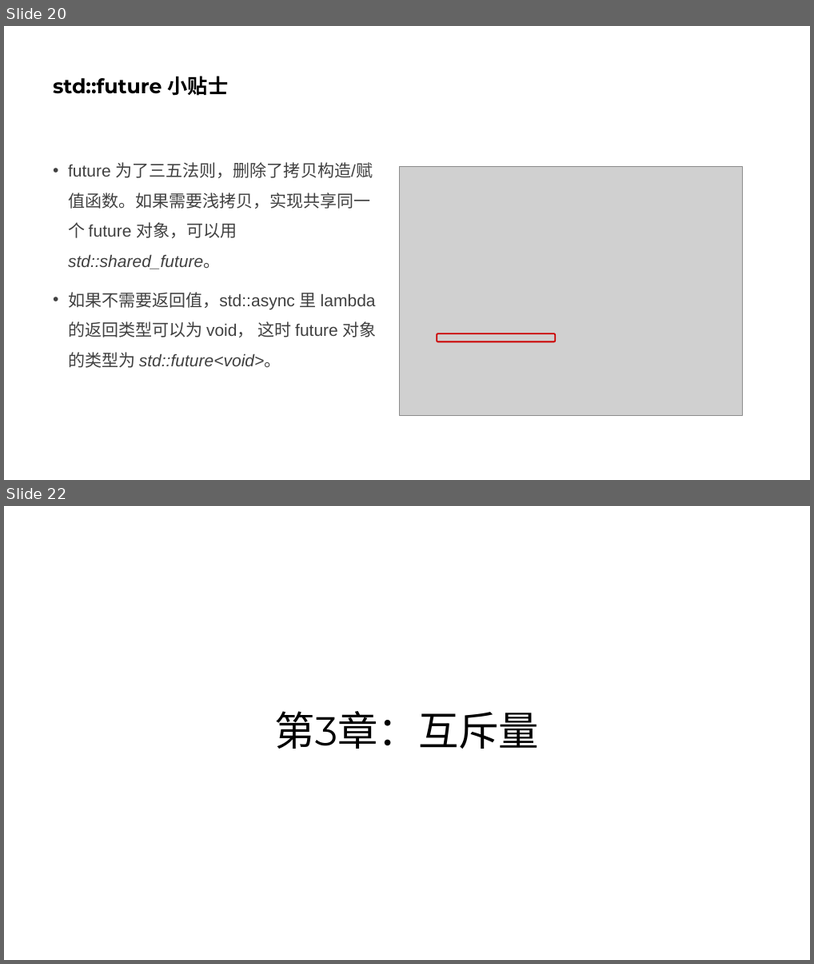
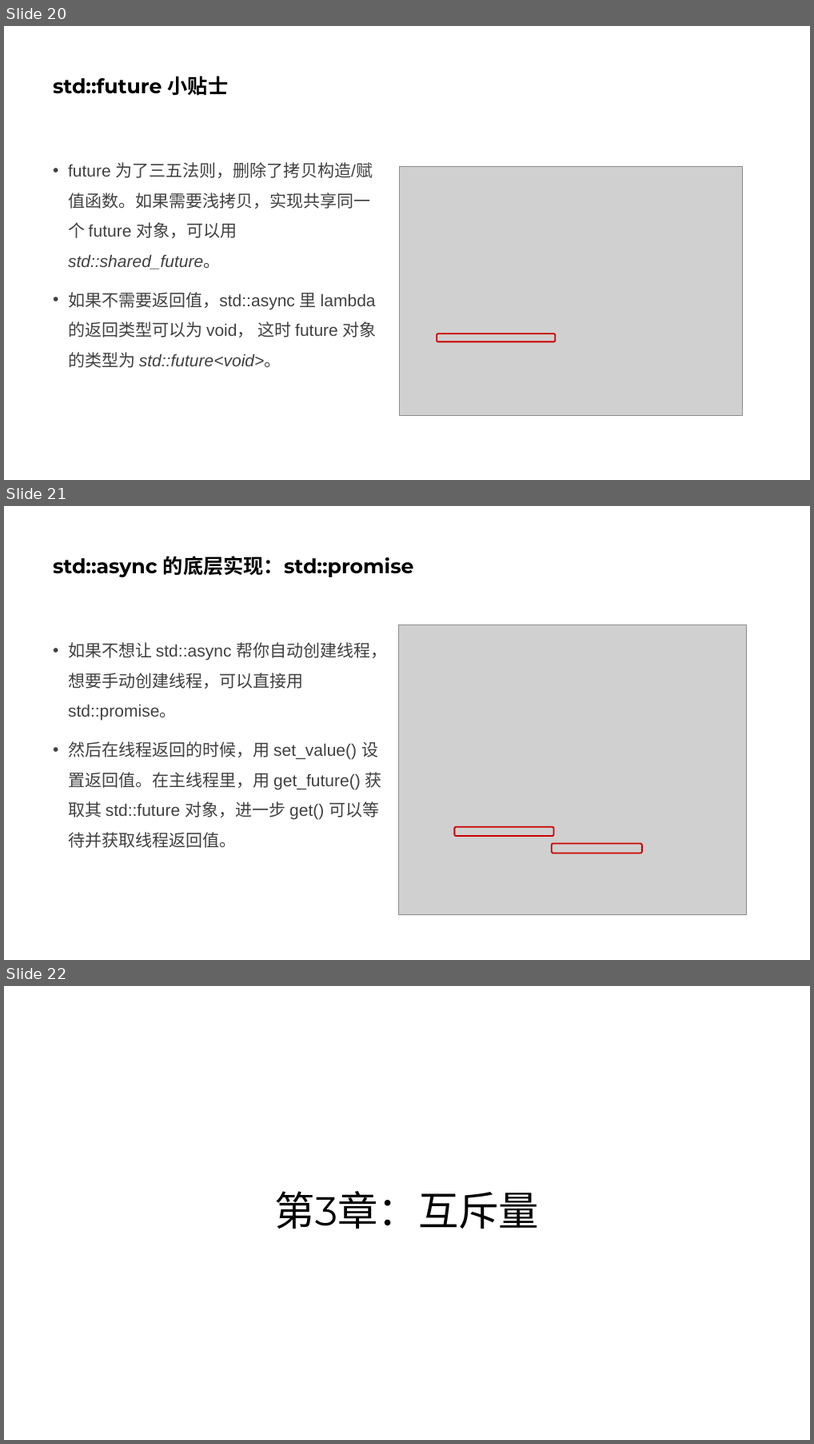
Before and after one commit to parallel101/course, a slide deck: 05/slides.pptx. Shown one above the other, each under a label of ours: slides 20 and 22 before the commit, slides 20, 21 and 22 after it; the slides between them are not shown. The pictures are 814x964 and 814x1444 pixels, drawn with LibreOffice and Linux fonts; fonts in the diff are those of the drawing; grey boxes stand for pictures. Boxes give left, top, right and bottom in pixels: in the first picture for what was removed or moved away, otherwise in the second. Text is boxed around its words. In the diff, an @@ line names an element or a change of style, - is before the commit and + after.

```diff
--- a/05/slides.pptx
+++ b/05/slides.pptx
@@ slide 21 added at bbox=[4, 506, 810, 960], background #FFFFFF @@
@@ title added at bbox=[53, 556, 414, 577], 24 pt, text #000000, bold @@
+std::async 的底层实现：std::promise
@@ picture added at bbox=[398, 625, 746, 915] @@
@@ text added at bbox=[68, 642, 387, 848], 20 pt, text #404040 @@
+• 如果不想让 std::async 帮你自动创建线程，想要手动创建线程，可以直接用 std::promise。
+• 然后在线程返回的时候，用 set_value() 设置返回值。在主线程里，用 get_future() 获取其 std::future 对象，进一步 get() 可以等待并获取线程返回值。
@@ rounded rectangle added at bbox=[454, 827, 554, 836], outline #CC0000 1.75 pt @@
@@ rounded rectangle added at bbox=[552, 844, 643, 853], outline #CC0000 1.75 pt @@
```
Also in this commit, not shown: 1 slide changed, 9 other slides added, 1 slide removed, 21 other files.
